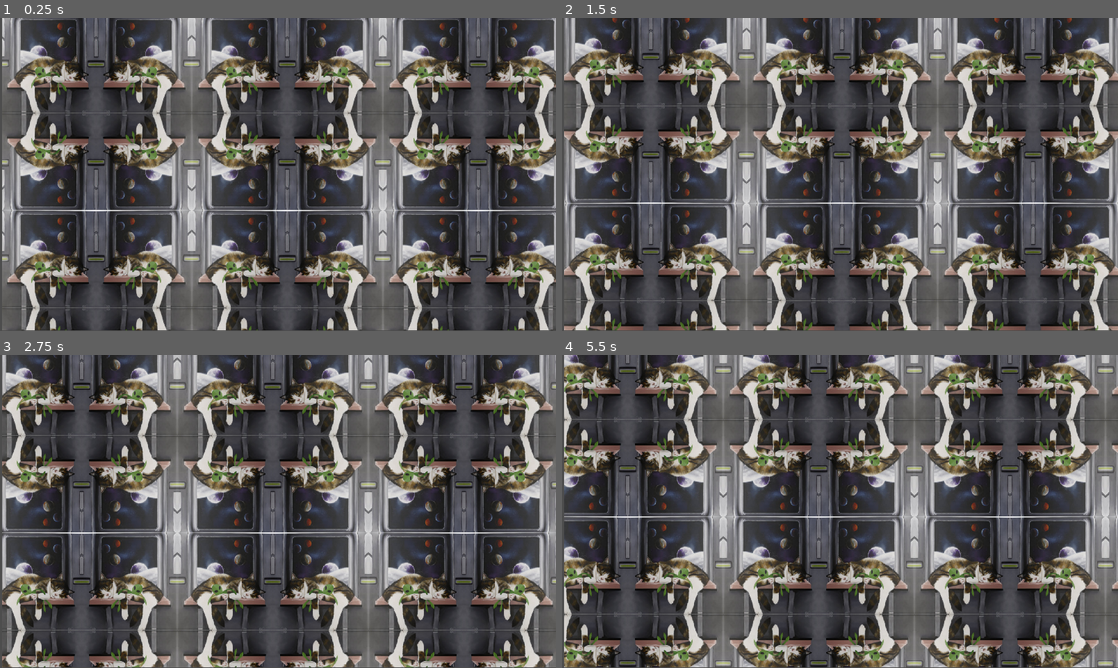
Above: before the commit, frames 1-4 (two rows, left to right).
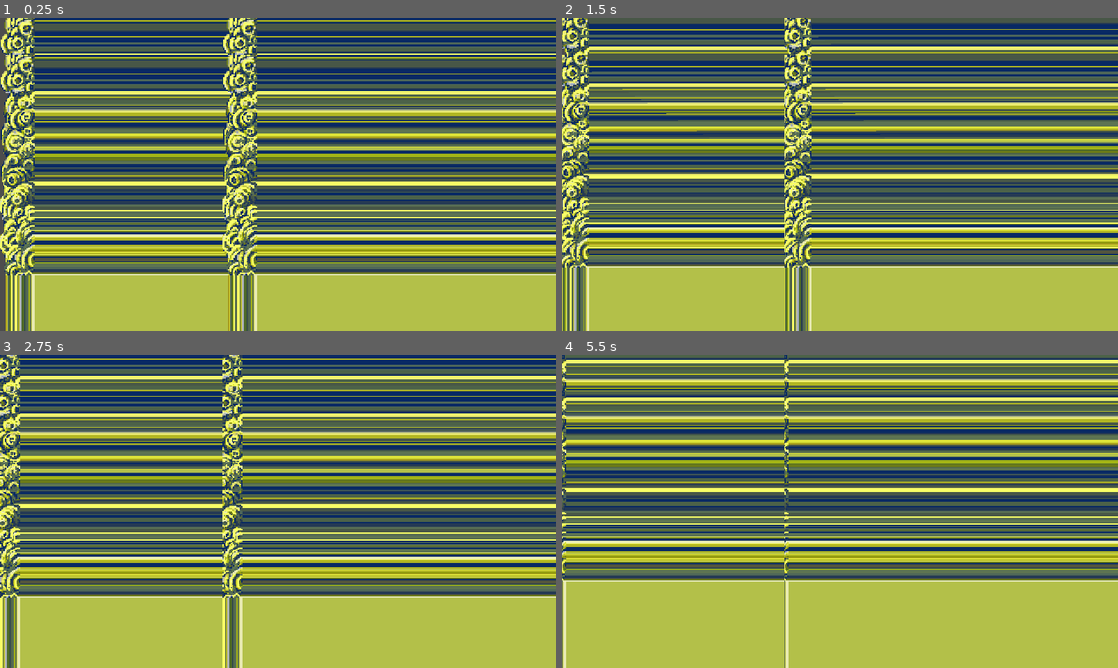
Above: after the commit, the same moments.

Repository: Seblis/Weaponized
Game: Godot game, scene res://levels/background/parallax_background.tscn
Same seed, same stepped clock (60 frames per second), same inputs: the game is played once before the commit and once after it. The project has no main scene, so this scene is started directly.
Inputs (mouse positions are in pixels of both pictures, inside the frame that each line leads up to):
- Up to frame 1 (0.25 s): no input
- Up to frame 2 (1.5 s): move the mouse to (962, 158) at 0.52 s; hold D (move_right) 0.53-1.28 s; hold Space (fire) 0.53-1.28 s; move the mouse to (728, 190) at 1.27 s; hold S (move_down) from 1.28 s (still down); tap Space (fire) at 1.35 s
- Up to frame 3 (2.75 s): move the mouse to (333, 442) at 2.02 s; release S (move_down) at 2.03 s; hold D (move_right) from 2.03 s (still down); hold Space (fire) from 2.03 s (still down)
- Up to frame 4 (5.5 s): move the mouse to (812, 574) at 2.77 s; release D (move_right) at 2.78 s; release Space (fire) at 2.78 s; hold W (move_up) 2.78-3.53 s; tap Space (fire) at 2.85, 4.35 s; move the mouse to (1006, 558) at 3.52 s; hold Space (fire) 3.53-4.28 s; hold A (move_left) 3.53-5.03 s; move the mouse to (673, 464) at 4.27 s; move the mouse to (867, 511) at 5.02 s; hold S (move_down) from 5.03 s (still down); hold Space (fire) from 5.03 s (still down)

The runs differ from the first frame. In frame 1, 94% of the frame differs, in the area x 0-100%, y 0-100%; in frame 2, 95%; in frame 3, 95%; in frame 4, 95%.

Commit message:
Added new textures
added background textures

Diff:
--- a/levels/background/parallax_background.gd
+++ b/levels/background/parallax_background.gd
@@ -1,7 +1,7 @@
 extends ParallaxBackground
 
 # if changed remember to update the preload file location path
-@export var background_texture = preload("res://levels/background/cat_space.png")
+@export var background_texture = preload("res://levels/background/Acid_Side_BG.png")
 @export var slide_speed = 20
 
 @onready var sprite = $ParallaxLayer/Sprite2D
@@ -12,5 +12,5 @@
 func _physics_process(delta: float) -> void:
 	sprite.region_rect.position += delta * Vector2(slide_speed,slide_speed)
 	# pick correct numbers for Vector2 below
-	if sprite.region_rect.position >= Vector2(1920,1080):
+	if sprite.region_rect.position >= Vector2(128,768):
 		sprite.region_rect.position = Vector2.ZERO
--- a/levels/background/parallax_background.tscn
+++ b/levels/background/parallax_background.tscn
@@ -1,15 +1,16 @@
 [gd_scene load_steps=3 format=3 uid="uid://b2bou7crdj5ri"]
 
 [ext_resource type="Script" path="res://levels/background/parallax_background.gd" id="1_kiemq"]
-[ext_resource type="Texture2D" uid="uid://cyosfot6so4ka" path="res://levels/background/cat_space.png" id="2_xm7y1"]
+[ext_resource type="Texture2D" uid="uid://c10fryjdd7pfr" path="res://levels/background/Acid_Side_BG.png" id="2_bo6i0"]
 
 [node name="ParallaxBackground" type="ParallaxBackground"]
 script = ExtResource("1_kiemq")
 
 [node name="ParallaxLayer" type="ParallaxLayer" parent="."]
-position = Vector2(967, 537)
+motion_mirroring = Vector2(768, 128)
 
 [node name="Sprite2D" type="Sprite2D" parent="ParallaxLayer"]
-texture = ExtResource("2_xm7y1")
+texture = ExtResource("2_bo6i0")
+centered = false
 region_enabled = true
 region_rect = Rect2(0, 0, 1920, 1080)
--- a/project.godot
+++ b/project.godot
@@ -72,5 +72,4 @@
 [rendering]
 
 textures/canvas_textures/default_texture_filter=0
-textures/canvas_textures/default_texture_repeat=2
 renderer/rendering_method="mobile"
Binary file added: levels/background/Acid_BG.png
Not shown, added: levels/background/Acid_BG.png.import
Binary file added: levels/background/Acid_Side_BG.png
Not shown, added: levels/background/Acid_Side_BG.png.import
